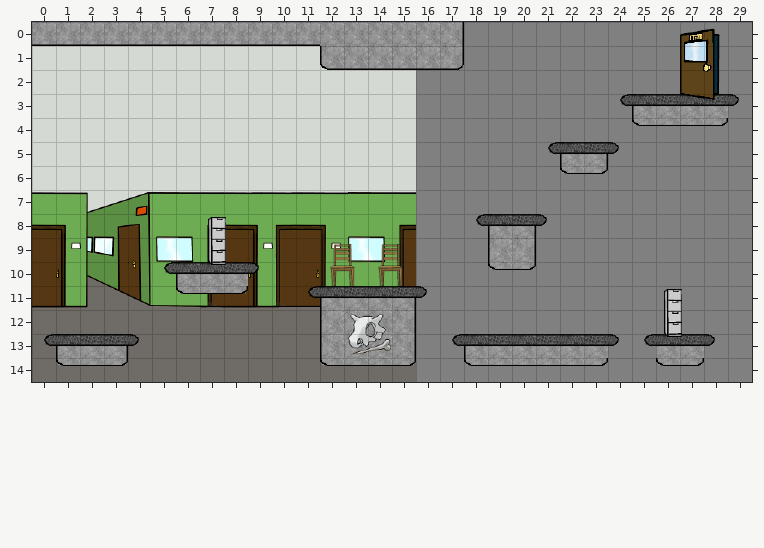
Tiled map (JSON) -- data/map/area02.json. The first picture shows the starting point.
Cells are 32x32 px. Shown: x 0..29, y 0..14.
Once edited:
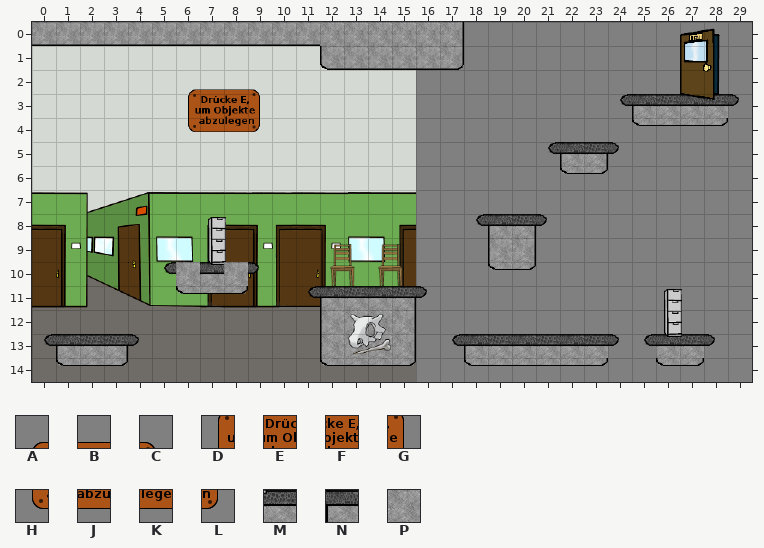
Key: from "Hinweisschilder": A 0, B 1, C 3, D 12, E 13, F 14, G 15, H 24, J 25, K 26, L 27; from "Tileset-Immatrikulationsamt": M 39; from "area01_baf_level": N 2, P 15.
_ is an empty cell.
Changes in this commit:
Layer "Foreground":
The author put tile A in row 2 at x 6.
The author put tile B in row 2 at x 7 to 8.
The author put tile C in row 2 at x 9.
The author put tile D in row 3 at x 6.
The author put tile E in row 3 at x 7.
The author put tile F in row 3 at x 8.
The author put tile G in row 3 at x 9.
The author put tile H in row 4 at x 6.
The author put tile J in row 4 at x 7.
The author put tile K in row 4 at x 8.
The author put tile L in row 4 at x 9.
Tile M becomes tile P in row 10 at x 8.
Tile N becomes tile P in row 10 at x 6.
Changed places in both pictures, as pixel boxes (x1, y1, x2, y2):
added: (188, 89, 260, 132)
changed: (176, 262, 200, 286)
changed: (224, 262, 248, 286)
